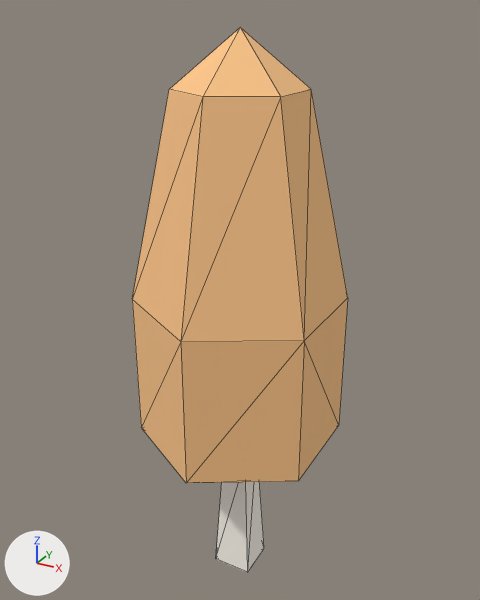
What one commit did to the OBJ model DynamicLab/Assets/Nature Kit/Models/OBJ format/tree_small_fall.obj.
Before and after are seen from a 50 mm camera at (0.558, -1.016, 1.139) aimed at (-0.014, 0.024, 0.619). Every picture has the same lights, and +X, +Y and +Z are marked at lower left. The first picture is the older version. Mesh edges are drawn as thin lines. Where no turn or scale is listed for an object, it has been applied to the vertices.

Names of what the first picture shows: 'tree_small_fall'.
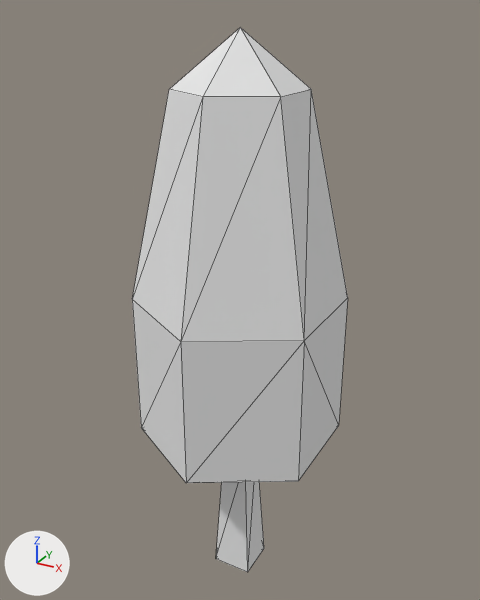
The change in detail:
Material 'leafsFall' (mat_leafsfall) changes colour from beige #ffc78a to white #e7e7e7; in linear values from (1.0, 0.573, 0.255) to (0.8, 0.8, 0.8).

Location of each change, (x1, y1, x2, y2) in pixels of the pictures (480 x 600 px):
'tree_small_fall', recoloured: (132, 27, 348, 572) in both
